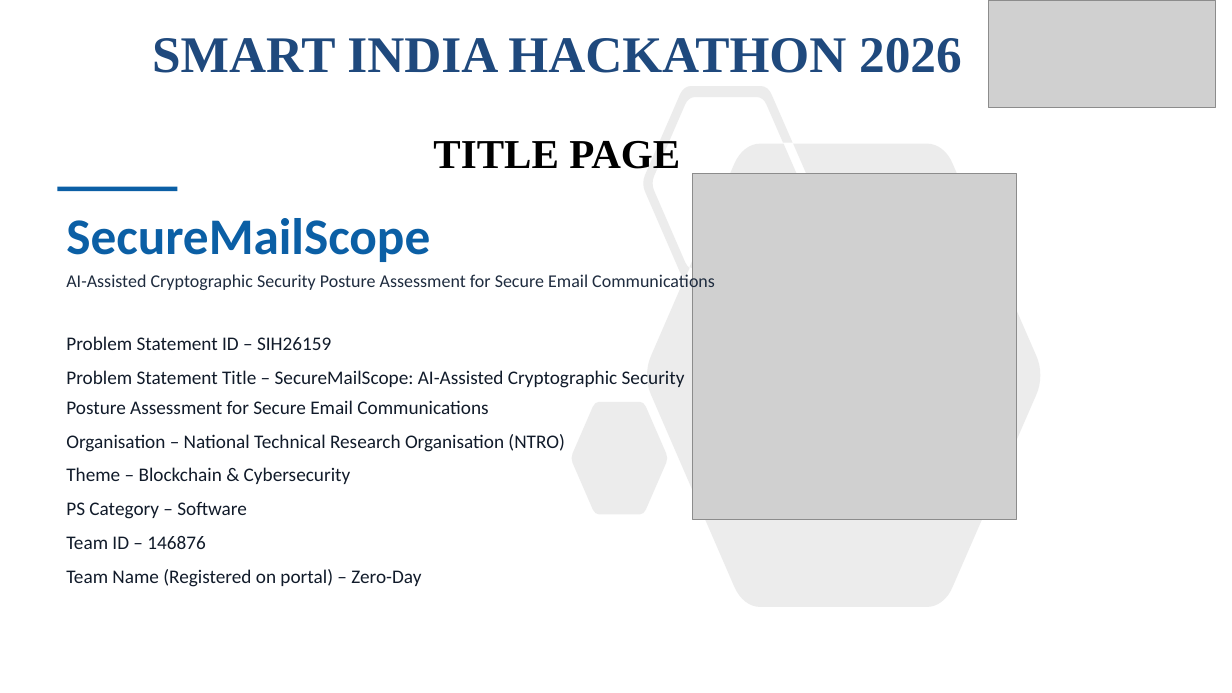
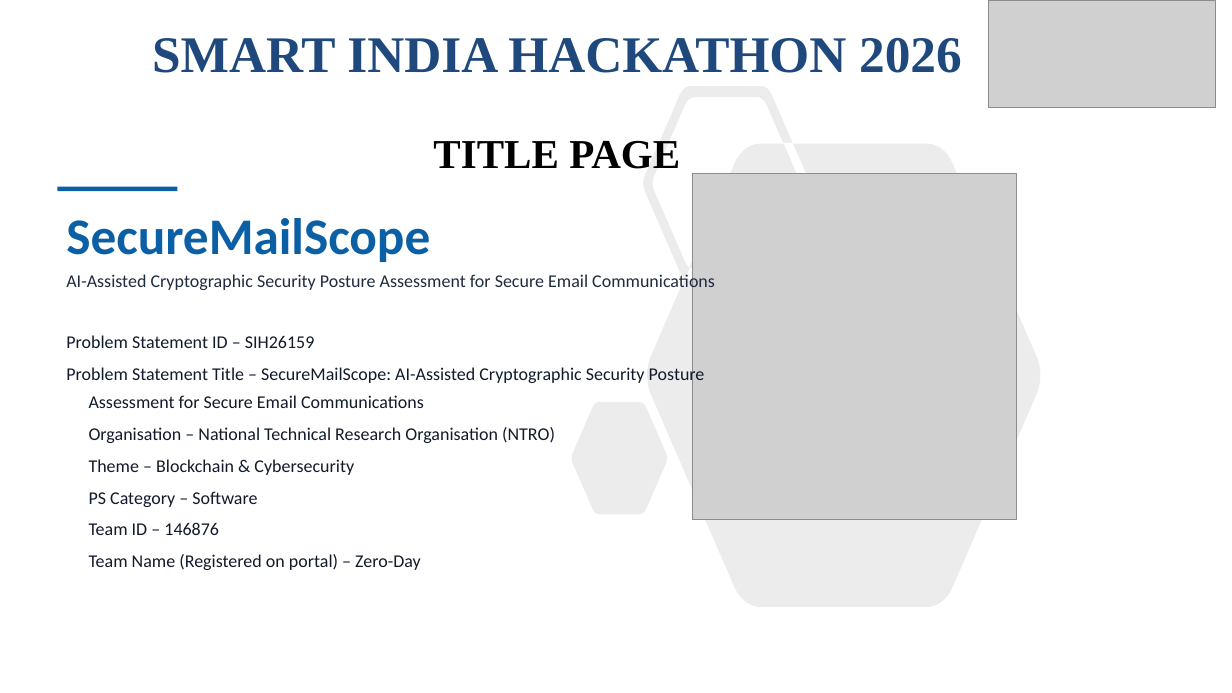
Before and after one commit to sgtsujith141-wq/securemailscope, a slide deck: slide 1 of submission/final/SecureMailScope-SIH26159-Zero-Day.pptx. Drawn at 1232x693 pixels with LibreOffice and Linux fonts; fonts in the diff are those of the drawing; grey boxes stand for pictures. Boxes give left, top, right and bottom in pixels: in the first picture for what was removed or moved away, otherwise in the second. Text is boxed around its words. In the diff, an @@ line names an element or a change of style, - is before the commit and + after.

```diff
--- a/submission/final/SecureMailScope-SIH26159-Zero-Day.pptx
+++ b/submission/final/SecureMailScope-SIH26159-Zero-Day.pptx
@@ text "Problem Statement ID – SIH26159" at (66, 335, 705, 570): size 15 to 14 pt; indent changed @@
```
Also in this commit, not shown: 5 other slides changed, 8 other files.
